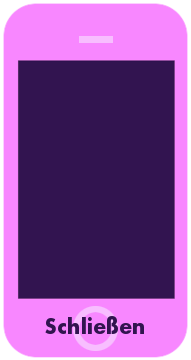
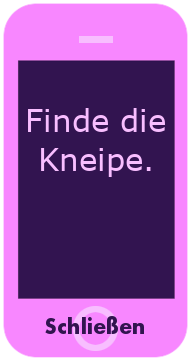
Revision of a layered 191x360 image; what changed, layer by layer:
added layer "Finde die Kneipe." above "iphone pink" over [left=28, top=108, right=165, bottom=177]
